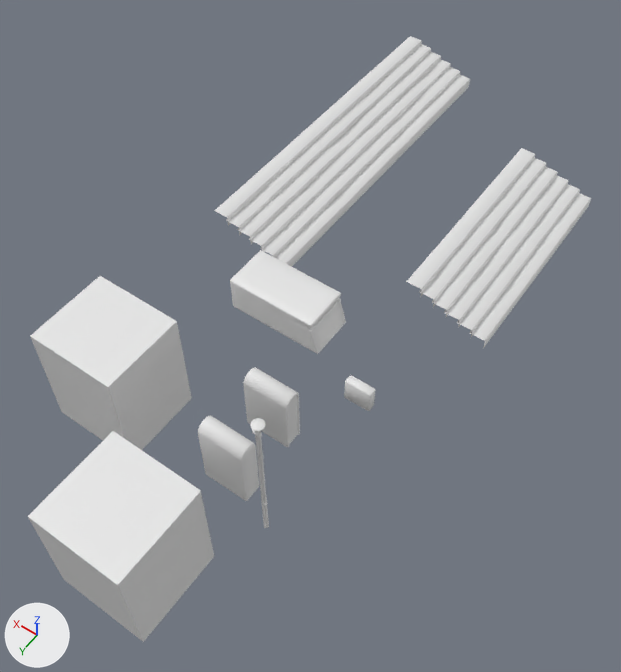
Before and after pictures for a commit that changed the FBX model ProjetFirstPerson/Assets/Art/3D/Fbx/Architecture/Clean/Export_Groupe_/groupe export_17.fbx.
Both versions are drawn from a 50 mm camera at (-6.97, 39.41, 13.64) aimed at (0.21, 29.37, -2.14). Lighting does not change. The marker at lower left points along +X, +Y and +Z. Where no turn or scale is listed for an object, it has been applied to the vertices.

Objects in the first picture: 'SM_BlocPlatforme_FrontAngle_2x2_01_low', 'SM_BlocPlatforme_Stair_2x4_02_low', 'SM_Element_DécoratifWall_02_low', 'SM_Element_DécoratifWall_03_low', 'SM_Platforme_Stair_02_low', 'SM_Platforme_Stair_L_02_low', 'SM_Platforme_Stair_ML_03_low'.
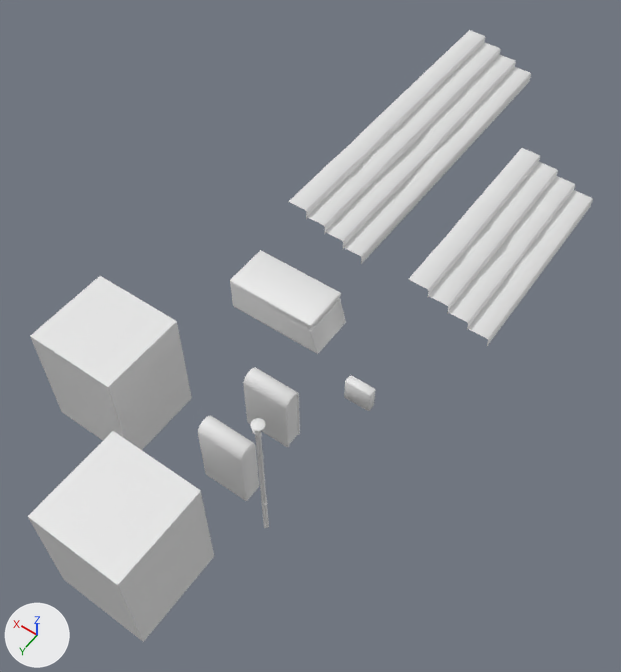
Edits to the bpy script that builds the scene:
```text
Change me_cube_443:
    used by ob_sm_platforme_stair_ml_03_low; location = (-2.89, 26.5, 0.44); rotation_euler = (1.571, 0.0, 0.0), in degrees (90, 0, 0); scale = (1.0, 1.0, 0.968)
    remove me_cube_443.from_pydata(...)  # 240 vertices, 162 faces; spans x -0.85..1.01, y -0.45..0.34, z -2.58..2.59
    add me_cube_443.from_pydata(...)  # 144 vertices, 96 faces; spans x -0.85..1.07, y -0.45..0.35, z -1.69..1.64
    me_cube_443 part 1: the loose piece of 36 vertices spanning x -0.85..-0.5, y -0.45..-0.2, z -2.58..2.59 is scaled about its middle by (1.35, 0.986, 0.644), then moved by (0.07, 0.0, -0.03)
    me_cube_443 part 2: the loose piece of 36 vertices spanning x -0.85..-0.5, y -0.45..-0.2, z -2.58..2.59 is copied, and the copy is scaled about its middle by (1.35, 0.986, 0.644), then moved by (1.51, 0.54, -0.03); it spans x 0.59..1.07, y 0.09..0.35, z -1.69..1.64
    me_cube_443 part 3: the loose piece of 40 vertices spanning x -0.25..0.1, y -0.24..0.02, z -2.58..2.59 is rebuilt with 36 vertices and now spans x -0.37..0.11, y -0.27..-0.01, z -1.69..1.64
    me_cube_443 part 4: the loose piece of 32 vertices spanning x 0.35..0.71, y -0.02..0.23, z -2.58..2.59 is rebuilt with 36 vertices and now spans x 0.11..0.59, y -0.09..0.17, z -1.69..1.64
    me_cube_443 part 5: the loose piece of 52 vertices spanning x 0.66..1.01, y 0.08..0.34, z -2.58..2.59 is deleted
    me_cube_443 part 6: the loose piece of 28 vertices spanning x 0.05..0.41, y -0.13..0.12, z -2.58..2.59 is deleted
    me_cube_443 part 7: 52 vertices removed from x -0.55..-0.2, y -0.35..-0.09, z -2.58..2.59
Add me_cube_591:
    me_cube_591.from_pydata(...)  # 172 vertices, 117 faces; spans x -0.85..1.07, y -3.96..4.04, z -0.45..0.34
    me_cube_591.materials.append(mat_material)  # white #e7e7e7
Remove ob_sm_platforme_stair_l_02_low:
    ob_sm_platforme_stair_l_02_low = bpy.data.objects.new('SM_Platforme_Stair_L_02_low', me_cube_449)
    ob_sm_platforme_stair_l_02_low.location = (1.52, 25.67, 0.44)
Change ob_sm_platforme_stair_ml_03_low:
    ob_sm_platforme_stair_ml_03_low.location: (-2.89, 26.5, 0.44) -> (-2.89, 26.27, 0.29)
    ob_sm_platforme_stair_ml_03_low.scale: (1.0, 1.0, 0.968) -> (1.0, 1.0, 1.5)
Add ob_sm_platforme_stair_2x4_02_low:
    ob_sm_platforme_stair_2x4_02_low = bpy.data.objects.new('SM_Platforme_Stair_2x4_02_low', me_cube_591)
    ob_sm_platforme_stair_2x4_02_low.location = (0.36, 24.44, 0.41)
```

What differs and where, as boxes (x1, y1, x2, y2) in the pictures (621 x 672 px; the box of a moved part takes in the faces that stretch with it):
'SM_Platforme_Stair_L_02_low', deleted: before (215, 36, 470, 267)
'SM_Platforme_Stair_2x4_02_low', added: after (288, 30, 531, 264)
'SM_Platforme_Stair_ML_03_low', reshaped, moved, rescaled: before (406, 148, 591, 348); after (408, 148, 593, 346)
part 1 of me_cube_443, moved or reshaped: before (469, 193, 591, 348); after (467, 190, 593, 346)
part 2 of me_cube_443, added: after (408, 148, 540, 297)
part 3 of me_cube_443, rebuilt: before (444, 176, 569, 328); after (448, 176, 575, 330)
part 4 of me_cube_443, rebuilt: before (419, 158, 546, 307); after (428, 162, 558, 314)
part 5 of me_cube_443, deleted: before (406, 148, 535, 298)
part 6 of me_cube_443, deleted: before (432, 167, 558, 318)
part 7 of me_cube_443, deleted: before (457, 184, 580, 339)
